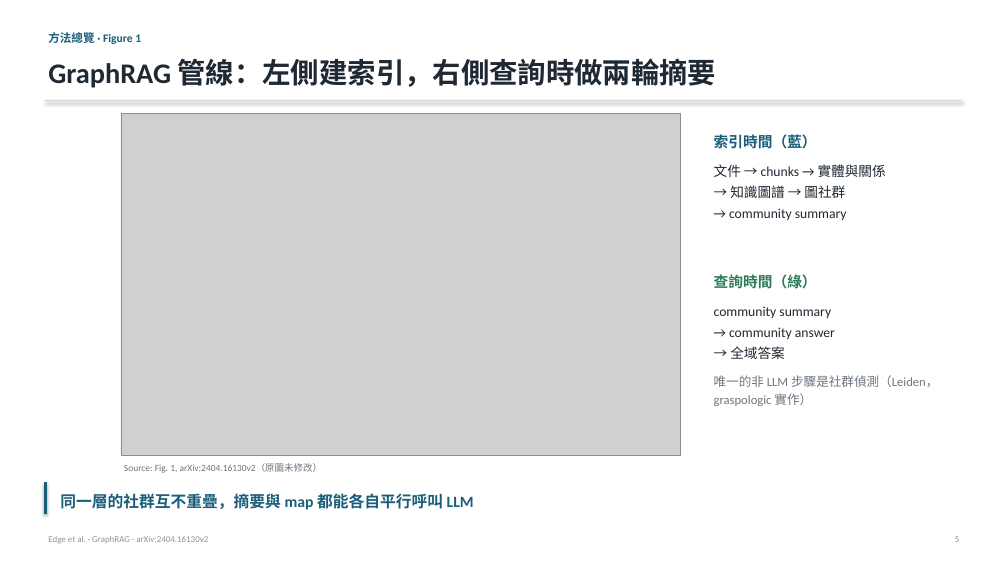
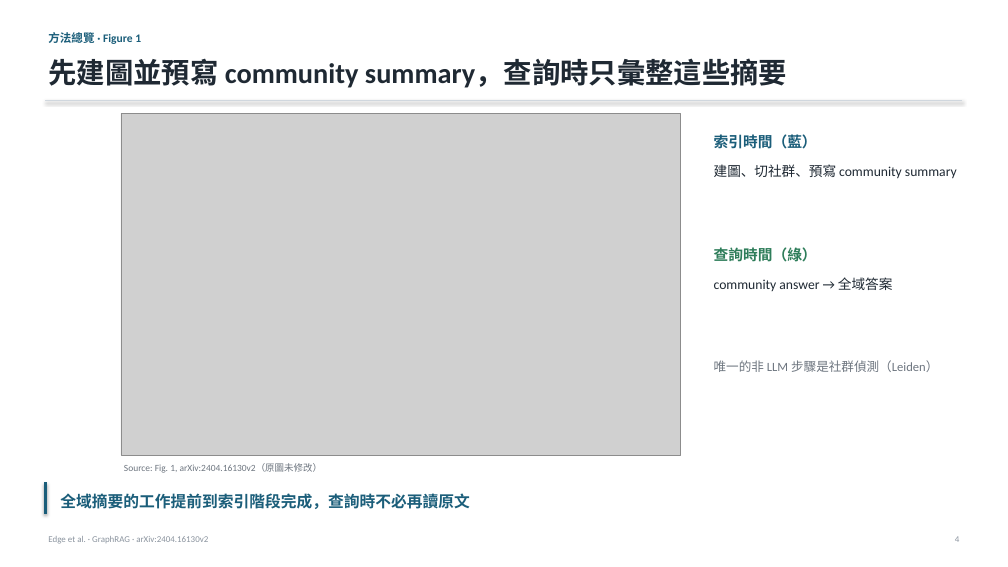
Before and after one commit to Moris-Zhan/CV-RAG-LLM-Papers, a slide deck: slide 4 of RAG/2024_GraphRAG/slides_zh-TW.pptx (slide 5 before the commit). Drawn at 1008x567 pixels with LibreOffice and Linux fonts; fonts in the diff are those of the drawing; grey boxes stand for pictures. Boxes give left, top, right and bottom in pixels: in the first picture for what was removed or moved away, otherwise in the second. Text is boxed around its words. In the diff, an @@ line names an element or a change of style, - is before the commit and + after.

```diff
--- a/RAG/2024_GraphRAG/slides_zh-TW.pptx
+++ b/RAG/2024_GraphRAG/slides_zh-TW.pptx
@@ text at bbox=[48, 59, 787, 88]: text changed @@
-GraphRAG 管線：左側建索引，右側查詢時做兩輪摘要
+先建圖並預寫 community summary，查詢時只彙整這些摘要
@@ text at bbox=[714, 164, 957, 179]: text changed @@
-文件 → chunks → 實體與關係
-→ 知識圖譜 → 圖社群
-→ community summary
+建圖、切社群、預寫 community summary
@@ text "查詢時間（綠）": place and size @@
-text "查詢時間（綠）" at bbox=[714, 274, 817, 289]
+text "查詢時間（綠）" at bbox=[714, 247, 817, 262]
@@ text at bbox=[714, 277, 892, 291]: text changed @@
-community summary
-→ community answer
-→ 全域答案
+community answer → 全域答案
@@ text at bbox=[714, 360, 938, 372]: text changed @@
-唯一的非 LLM 步驟是社群偵測（Leiden，graspologic 實作）
+唯一的非 LLM 步驟是社群偵測（Leiden）
@@ text at bbox=[60, 493, 469, 509]: text changed @@
-同一層的社群互不重疊，摘要與 map 都能各自平行呼叫 LLM
+全域摘要的工作提前到索引階段完成，查詢時不必再讀原文
```
Also in this commit, not shown: 21 other slides changed, 2 slides added, 3 slides removed, 4 other files.
